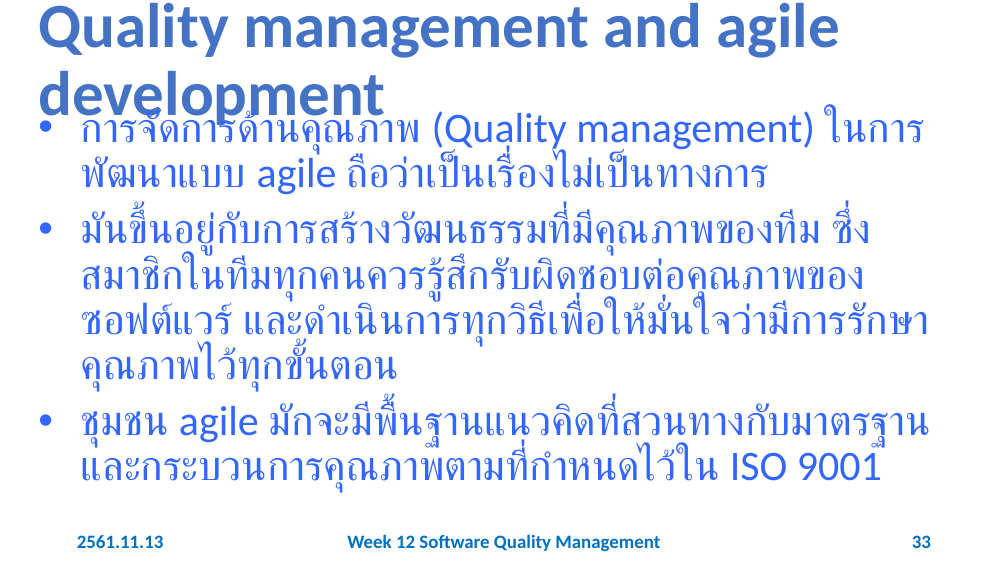
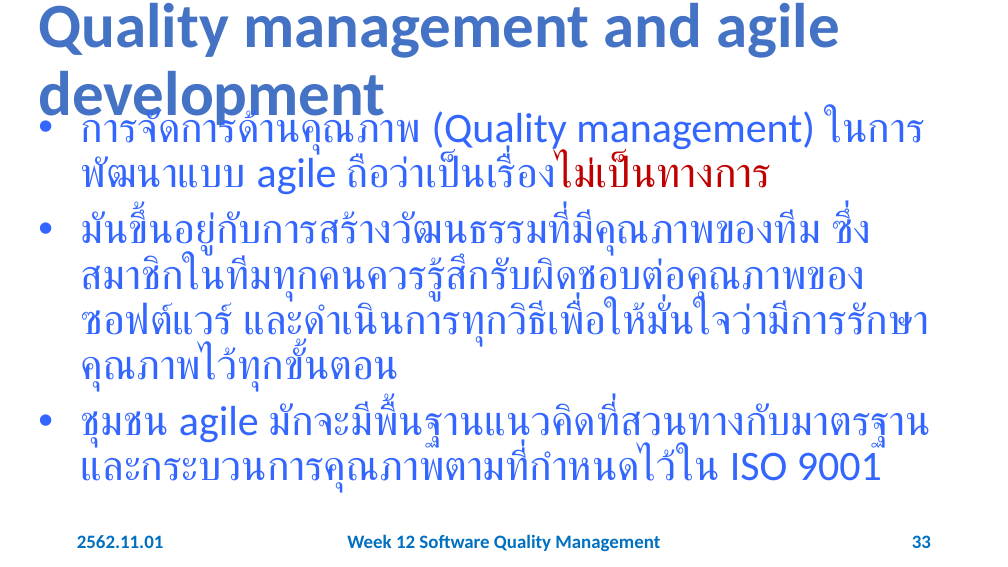
Before and after one commit to 03376806-software-engineering/Week-12-Software-Quality-Management, a slide deck: slide 33 of Slides/Week 12 Software Quality Management.pptx. Drawn at 1008x567 pixels with LibreOffice and Linux fonts; fonts in the diff are those of the drawing. Boxes give left, top, right and bottom in pixels: in the first picture for what was removed or moved away, otherwise in the second. Text is boxed around its words. In the diff, an @@ line names an element or a change of style, - is before the commit and + after.

```diff
--- a/Slides/Week 12 Software Quality Management.pptx
+++ b/Slides/Week 12 Software Quality Management.pptx
@@ text at (81,110,815,195): text colour #3366FF to #C00000 in "ถือว่าเป็นเรื่องไม่เป็นทางการ" @@
@@ text at (77,535,164,548): text changed @@
-2561.11.13
+2562.11.01
```
Also in this commit, not shown: 53 other slides changed.
